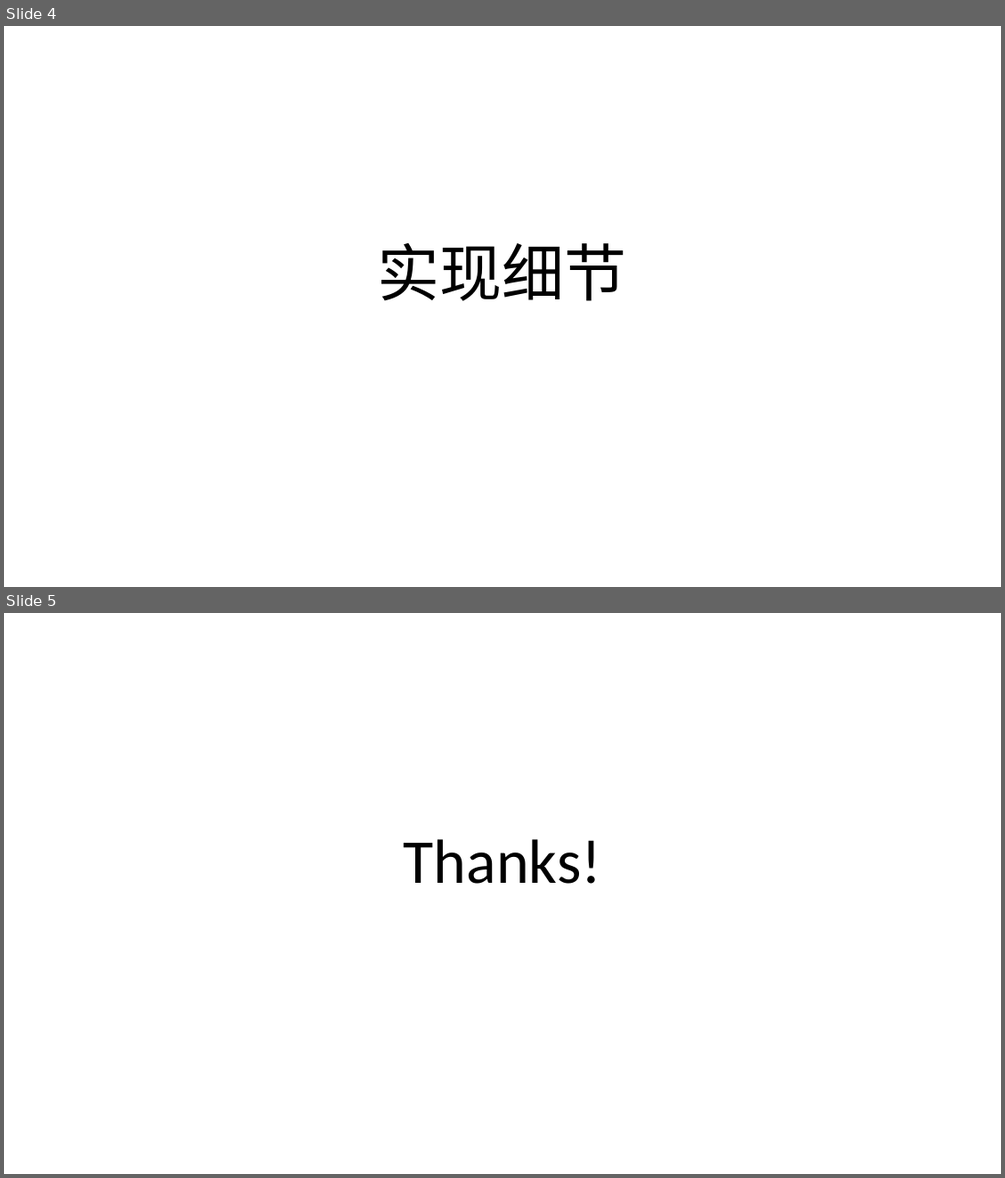
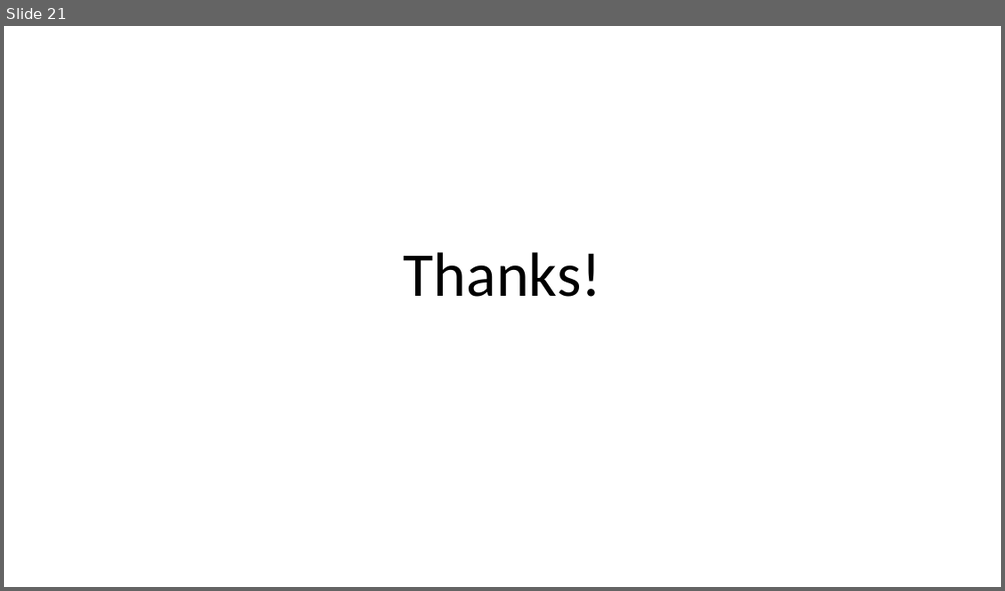
Before and after one commit to xiong35/netease-web, a slide deck: docs/项目介绍.pptx. Shown one above the other, each under a label of ours: slides 4 and 5 before the commit, slide 21 after it. The pictures are 1005x1178 and 1005x591 pixels, drawn with LibreOffice and Linux fonts; fonts in the diff are those of the drawing. Boxes give left, top, right and bottom in pixels: in the first picture for what was removed or moved away, otherwise in the second. Text is boxed around its words. In the diff, an @@ line names an element or a change of style, - is before the commit and + after.

```diff
--- a/docs/项目介绍.pptx
+++ b/docs/项目介绍.pptx
@@ slide 4 removed at (4, 26, 1001, 587), background #FFFFFF @@
@@ title removed at (378, 243, 627, 301) @@
-实现细节
@@ what was slide 5 is now slide 21 @@
```
Also in this commit, not shown: 3 slides changed, 17 slides added, 3 other files.
